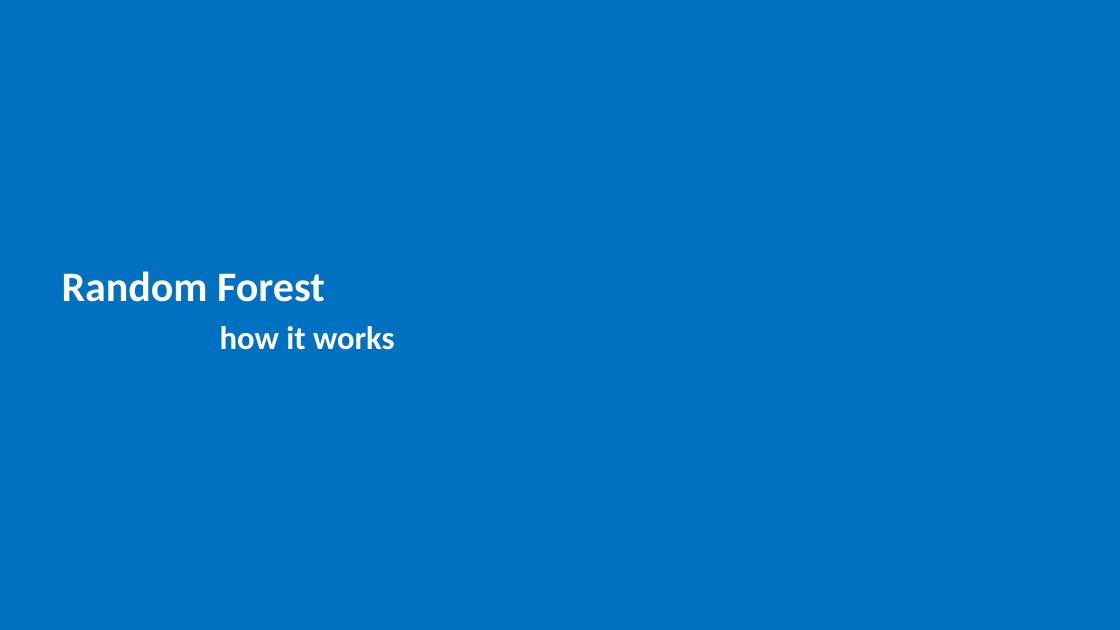
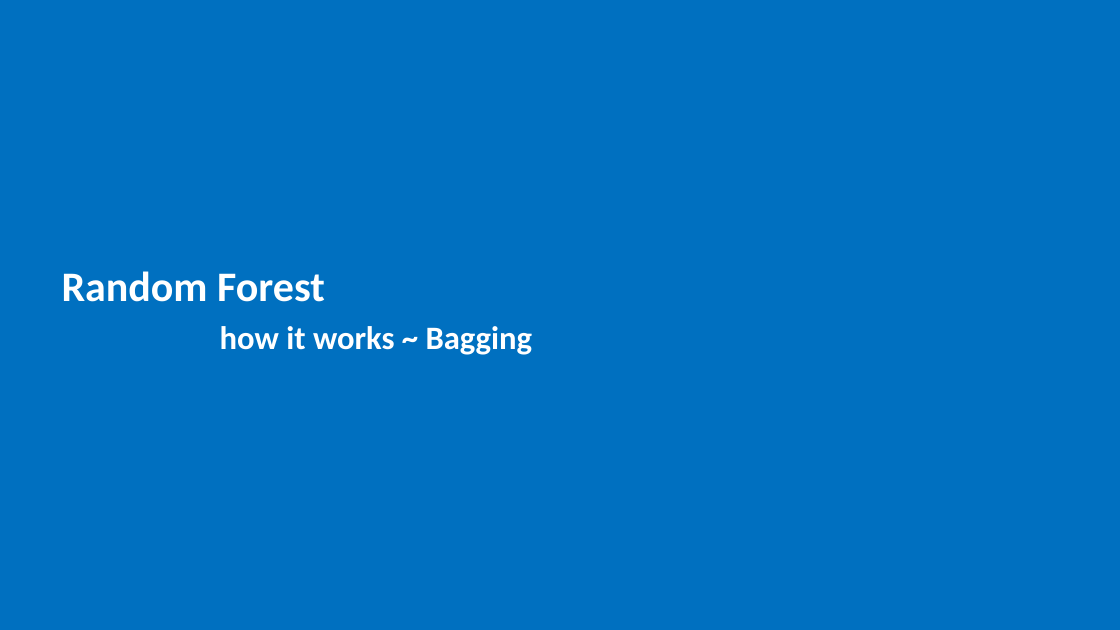
Before and after one commit to jzanetti/Sijin_ML, a slide deck: slide 1 of docs/source/decision_tree/slides/rf_how_it_works.pptx. Drawn at 1120x630 pixels with LibreOffice and Linux fonts; fonts in the diff are those of the drawing. Boxes give left, top, right and bottom in pixels: in the first picture for what was removed or moved away, otherwise in the second. Text is boxed around its words. In the diff, an @@ line names an element or a change of style, - is before the commit and + after.

```diff
--- a/docs/source/decision_tree/slides/rf_how_it_works.pptx
+++ b/docs/source/decision_tree/slides/rf_how_it_works.pptx
@@ text at bbox=[220, 326, 533, 355]: text changed @@
-how it works
+how it works ~ Bagging
```
Also in this commit, not shown: 1 other slide changed, 1 slide removed, 3 other files.
